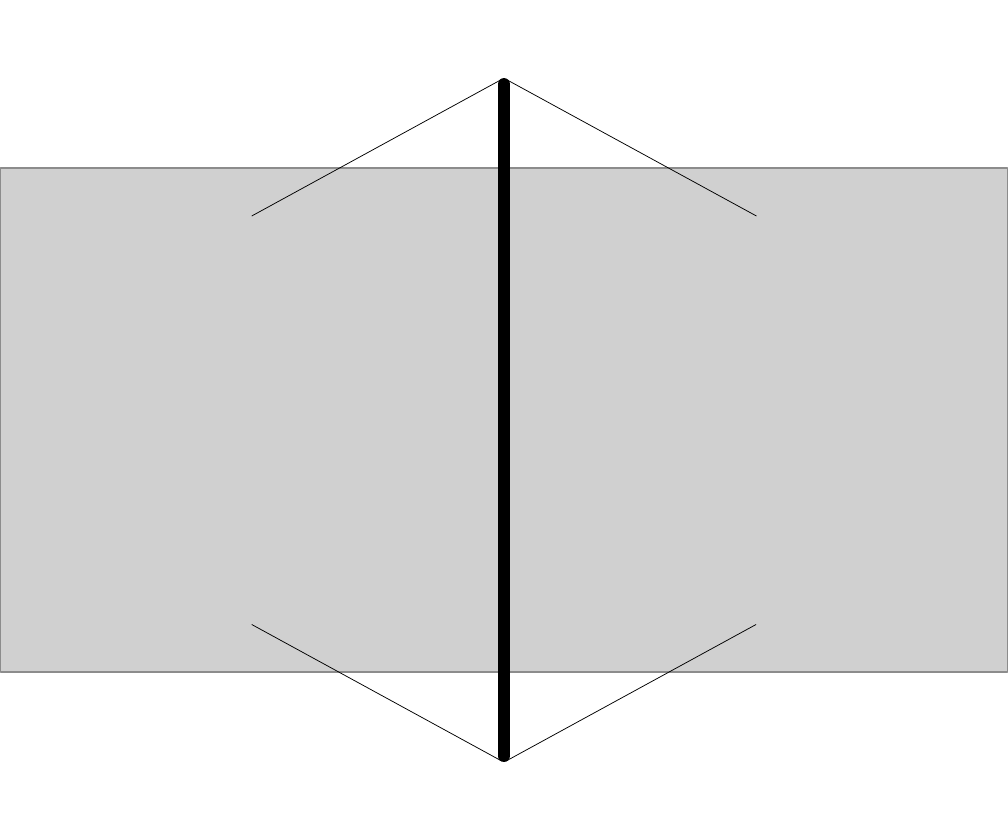
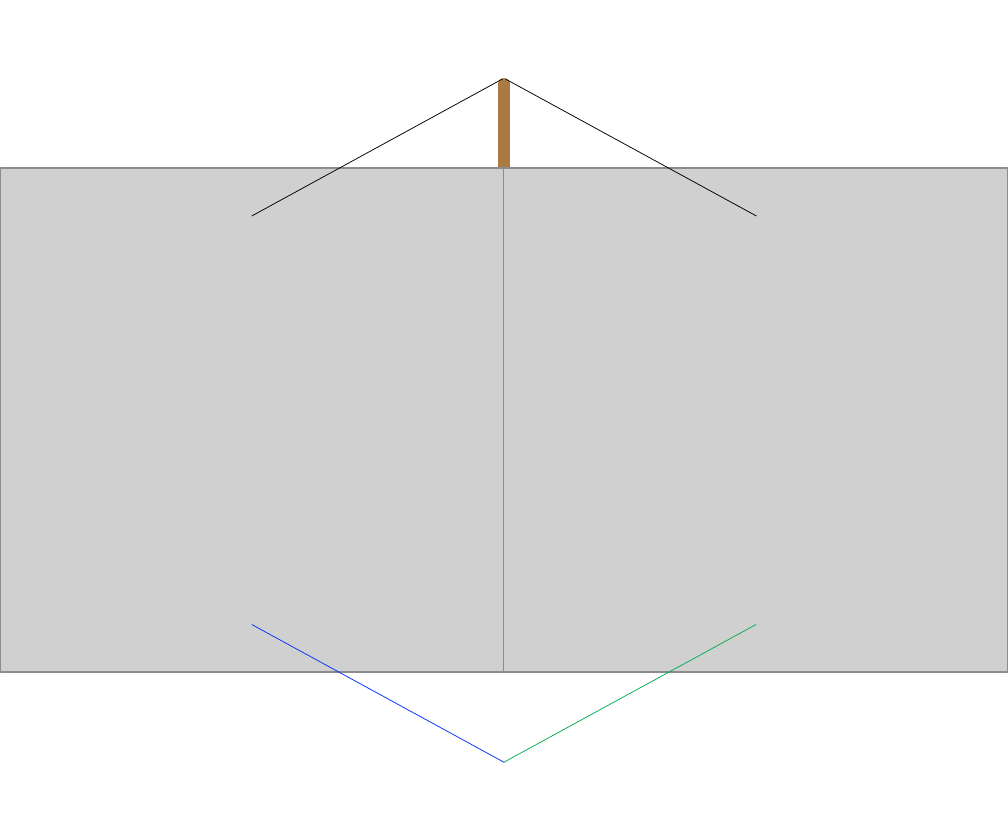
Before and after one commit to emlyn/PowerPointFractals, a slide deck: slide 1 of docs/assets/images/05-linear/1-powerlines.pptx. Drawn at 1008x840 pixels with LibreOffice and Linux fonts; fonts in the diff are those of the drawing; grey boxes stand for pictures. Boxes give left, top, right and bottom in pixels: in the first picture for what was removed or moved away, otherwise in the second. Text is boxed around its words. In the diff, an @@ line names an element or a change of style, - is before the commit and + after.

```diff
--- a/docs/assets/images/05-linear/1-powerlines.pptx
+++ b/docs/assets/images/05-linear/1-powerlines.pptx
@@ line moved from (503, 84) - (503, 756) to (503, 84) - (503, 413) @@
@@ line (503, 84) - (503, 413): stroke #000000 8 pt to #AB7942 8 pt @@
@@ line moved from (252, 624) - (501, 761) to (252, 624) - (505, 763) @@
@@ line (252, 624) - (505, 763): stroke #000000 0.5 pt to #0432FF 0.5 pt @@
@@ line (756, 624) - (505, 762): stroke #000000 0.5 pt to #00B050 0.5 pt @@
```
Also in this commit, not shown: 41 other files.
